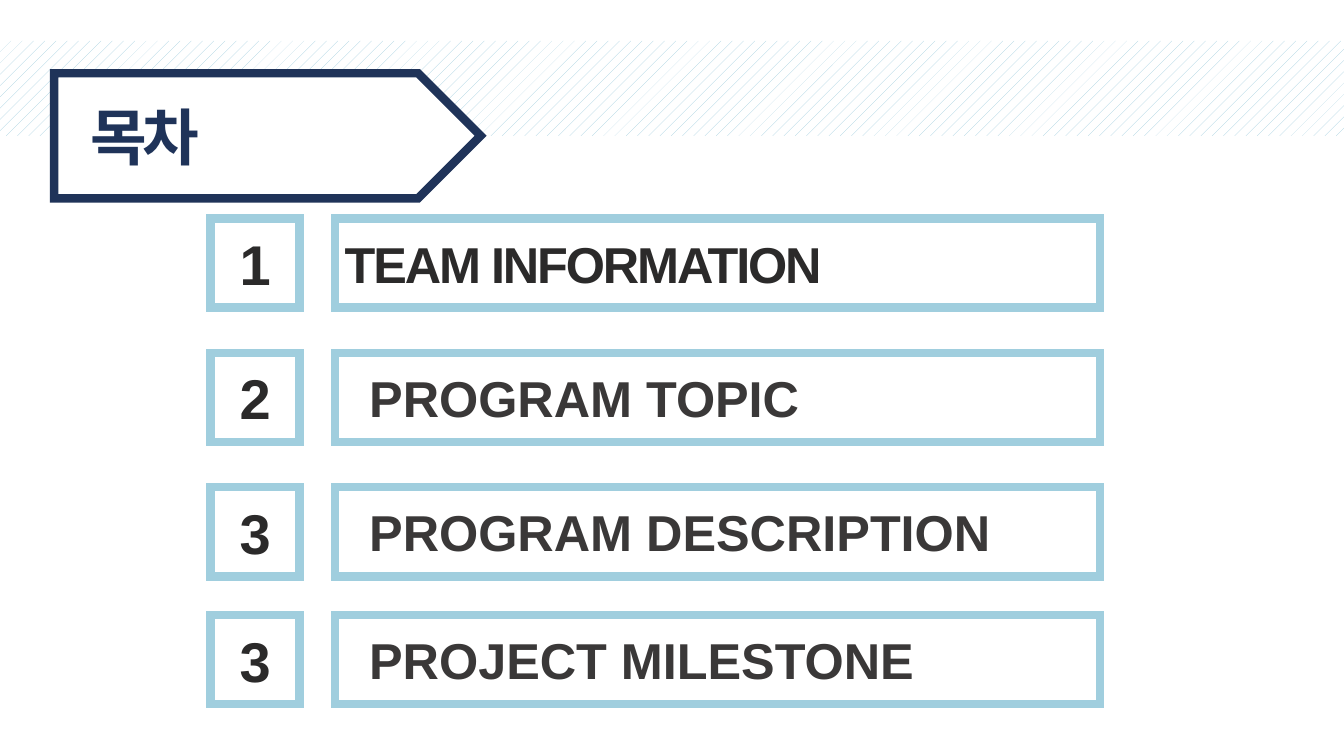
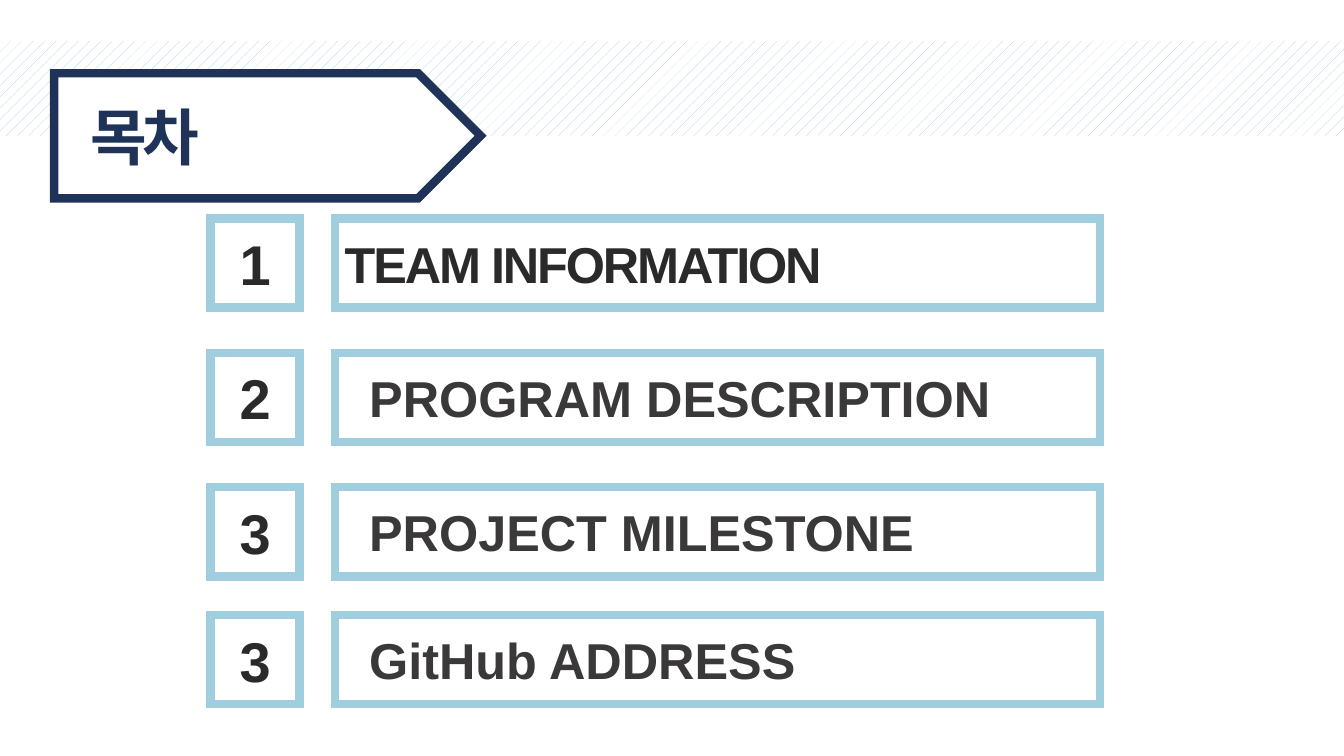
Before and after one commit to sysprogramming/sysproj, a slide deck: slide 2 of TEAM 11.pptx. Drawn at 1344x756 pixels with LibreOffice and Linux fonts; fonts in the diff are those of the drawing; background and template pictures are left out. Boxes give left, top, right and bottom in pixels: in the first picture for what was removed or moved away, otherwise in the second. Text is boxed around its words. In the diff, an @@ line names an element or a change of style, - is before the commit and + after.

```diff
--- a/TEAM 11.pptx
+++ b/TEAM 11.pptx
@@ text at (369, 382, 990, 418): text changed @@
-PROGRAM TOPIC
+PROGRAM DESCRIPTION
@@ text "PROJECT MILESTONE": place and size @@
-text "PROJECT MILESTONE" at (369, 644, 914, 680)
+text "PROJECT MILESTONE" at (369, 516, 914, 552)
@@ text removed at (369, 516, 990, 552) @@
-PROGRAM DESCRIPTION
@@ text added at (369, 642, 795, 680), 36 pt, text #3A3838, bold @@
+GitHub ADDRESS
```
Also in this commit, not shown: 2 other slides changed, 5 slides added.
